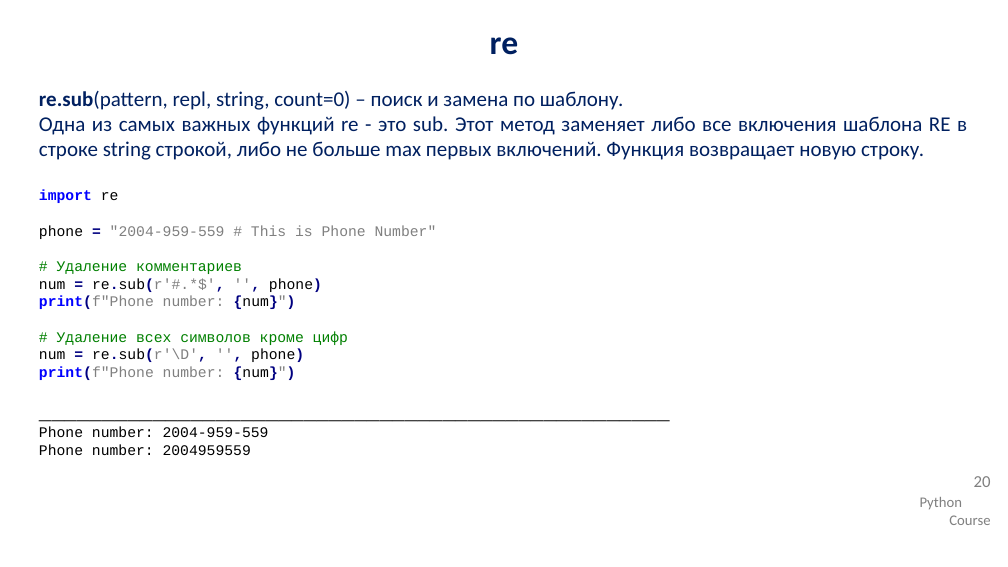
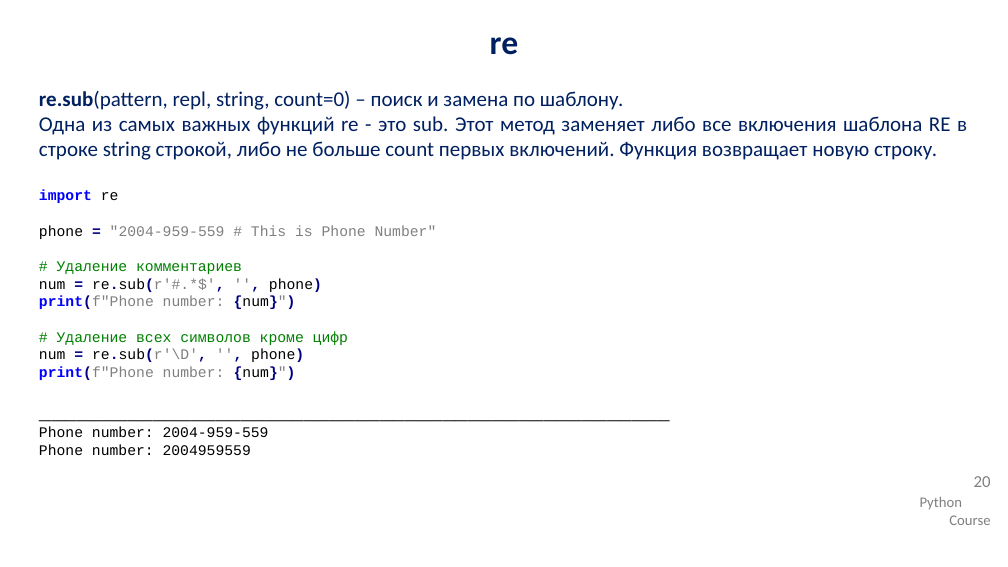
Before and after one commit to IlyaOrlov/PythonCourse2.0_August22, a slide deck: slide 20 of Lectures/py_lec_9.pptx. Drawn at 1008x567 pixels with LibreOffice and Linux fonts; fonts in the diff are those of the drawing; background and template pictures are left out. Boxes give left, top, right and bottom in pixels: in the first picture for what was removed or moved away, otherwise in the second. Text is boxed around its words. In the diff, an @@ line names an element or a change of style, - is before the commit and + after.

```diff
--- a/Lectures/py_lec_9.pptx
+++ b/Lectures/py_lec_9.pptx
@@ text at <box>39,116,967,160</box>: text changed @@
-Одна из самых важных функций re - это sub. Этот метод заменяет либо все включения шаблона RE в строке string строкой, либо не больше max первых включений. Функция возвращает новую строку.
+Одна из самых важных функций re - это sub. Этот метод заменяет либо все включения шаблона RE в строке string строкой, либо не больше count первых включений. Функция возвращает новую строку.
```
Also in this commit, not shown: 2 other slides changed, 2 other files.
